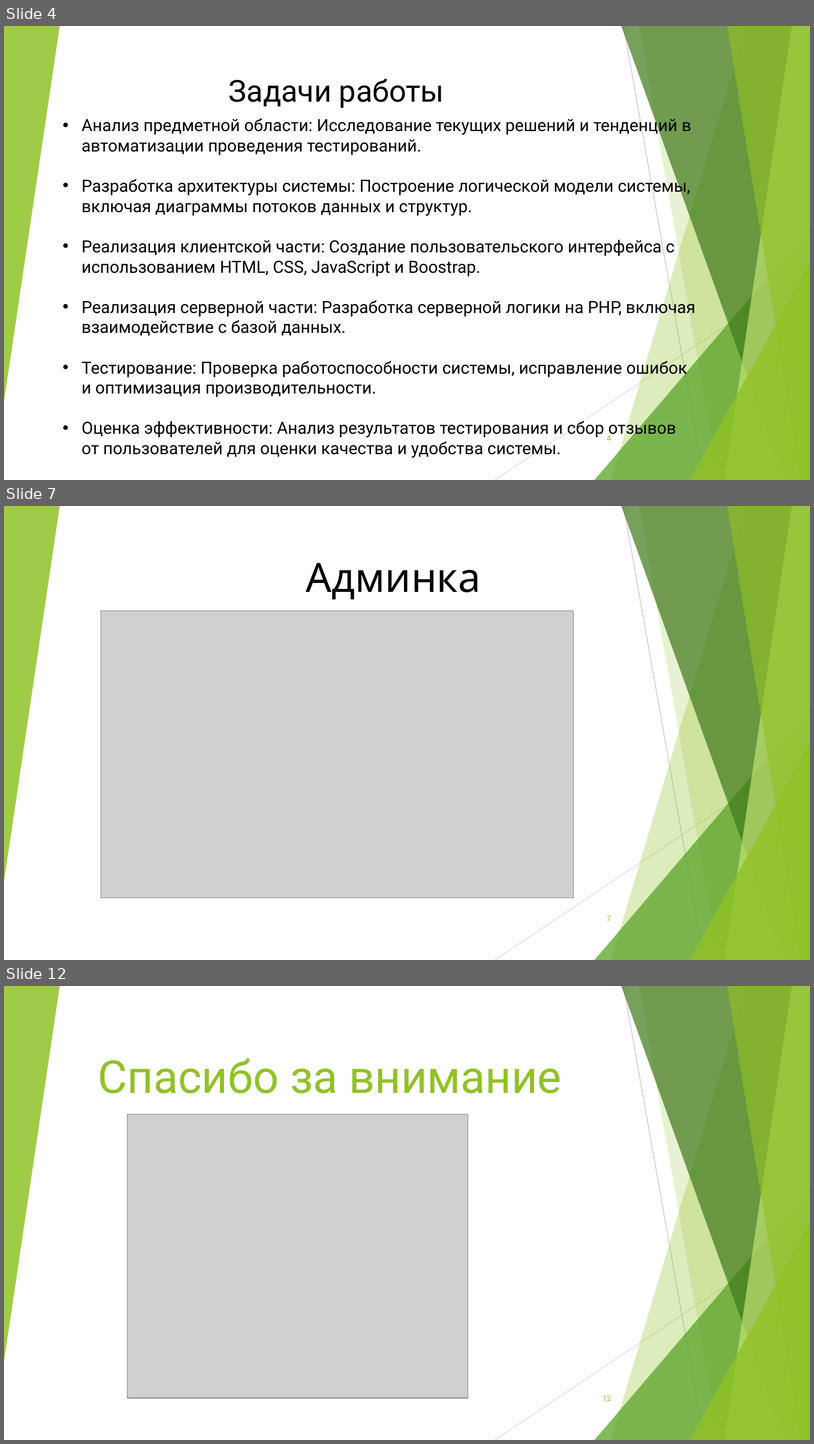
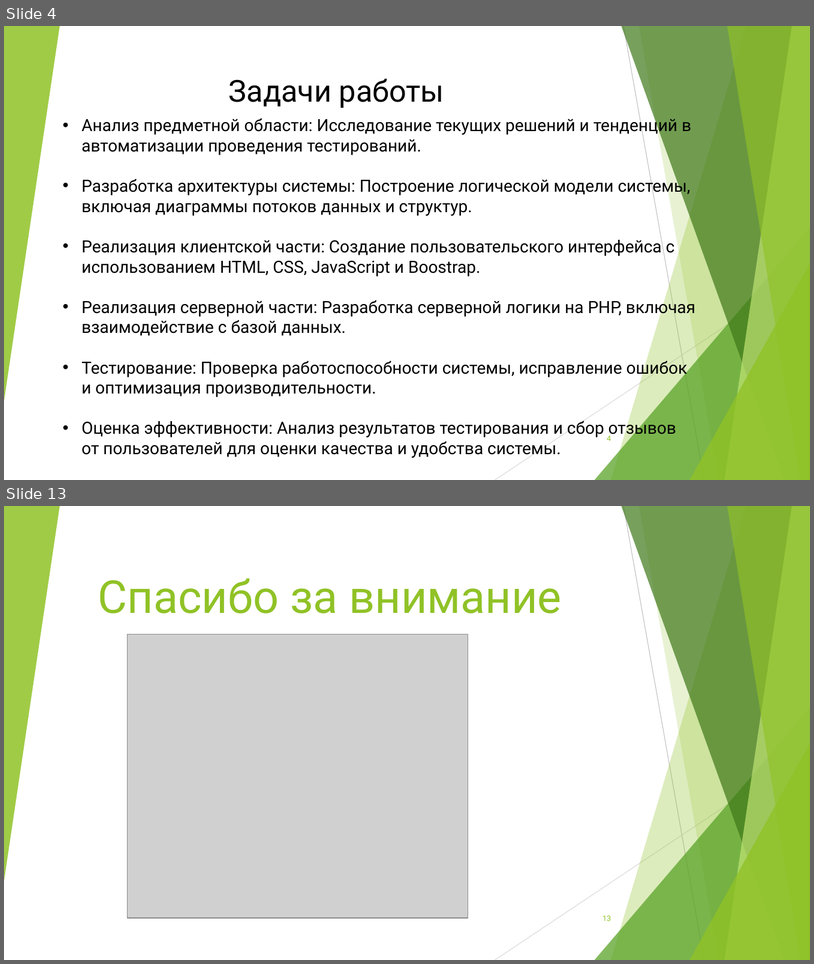
Before and after one commit to vakitari/prDipl, a slide deck: bas.pptx. Shown one above the other, each under a label of ours: slides 4, 7 and 12 before the commit, slides 4 and 13 after it; the slides between them are not shown. The pictures are 814x1444 and 814x964 pixels, drawn with LibreOffice and Linux fonts; fonts in the diff are those of the drawing; grey boxes stand for pictures. Boxes give left, top, right and bottom in pixels: in the first picture for what was removed or moved away, otherwise in the second. Text is boxed around its words. In the diff, an @@ line names an element or a change of style, - is before the commit and + after.

```diff
--- a/bas.pptx
+++ b/bas.pptx
@@ slide 7 removed at (x1=4, y1=506, x2=810, y2=960), background #FFFFFF; not listed: 10 template elements that a slide beside it also shows @@
@@ text removed at (x1=306, y1=562, x2=481, y2=611) @@
-Админка курсы
@@ picture removed at (x1=101, y1=610, x2=574, y2=898) @@
@@ page number removed at (x1=607, y1=915, x2=611, y2=921) @@
-7
@@ what was slide 12 is now slide 13 @@
@@ page number at (x1=603, y1=915, x2=611, y2=921): text changed @@
-12
+13
```
Also in this commit, not shown: 5 slides changed, 6 slides added, 4 other slides removed, 1 other file.
